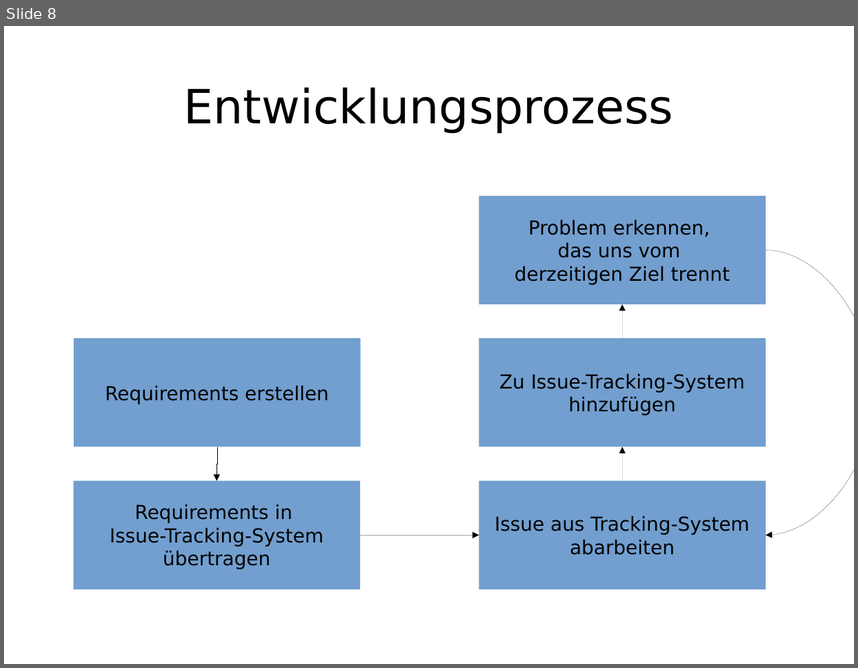
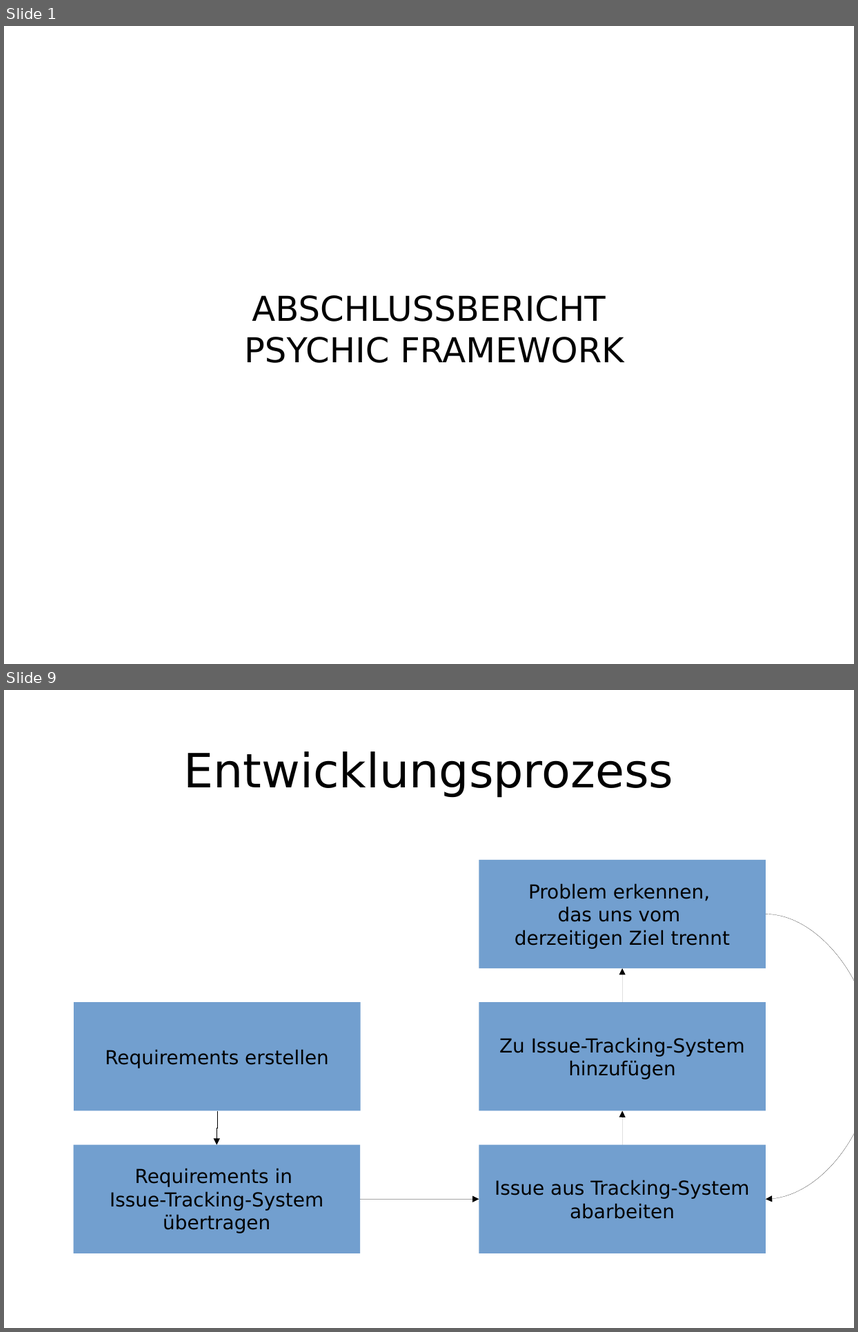
Before and after one commit to enra64/psychic-giggle, a slide deck: zwischenstand anfang dezember.odp. Shown one above the other, each under a label of ours: slide 8 before the commit, slides 1 and 9 after it; the slides between them are not shown. The pictures are 858x668 and 858x1332 pixels, drawn with LibreOffice and Linux fonts; fonts in the diff are those of the drawing. Boxes give left, top, right and bottom in pixels: in the first picture for what was removed or moved away, otherwise in the second. Text is boxed around its words. In the diff, an @@ line names an element or a change of style, - is before the commit and + after.

```diff
--- a/zwischenstand anfang dezember.odp
+++ b/zwischenstand anfang dezember.odp
@@ slide 1 added at (x1=4, y1=26, x2=854, y2=664), background #FFFFFF @@
@@ subtitle added at (x1=244, y1=295, x2=624, y2=363), 32 pt, text #000000 @@
+ABSCHLUSSBERICHT
+PSYCHIC FRAMEWORK
@@ what was slide 8 is now slide 9 @@
```
Also in this commit, not shown: 4 slides changed, 4 other slides added, 4 slides removed.
